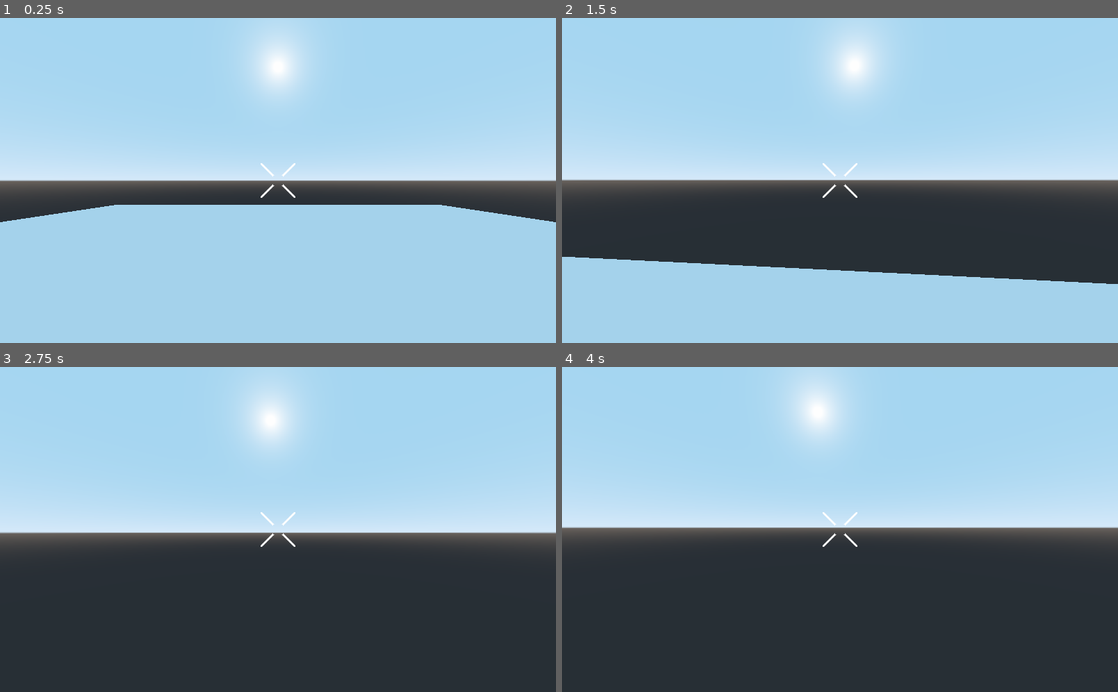
Above: before the commit, frames 1-4 (two rows, left to right).
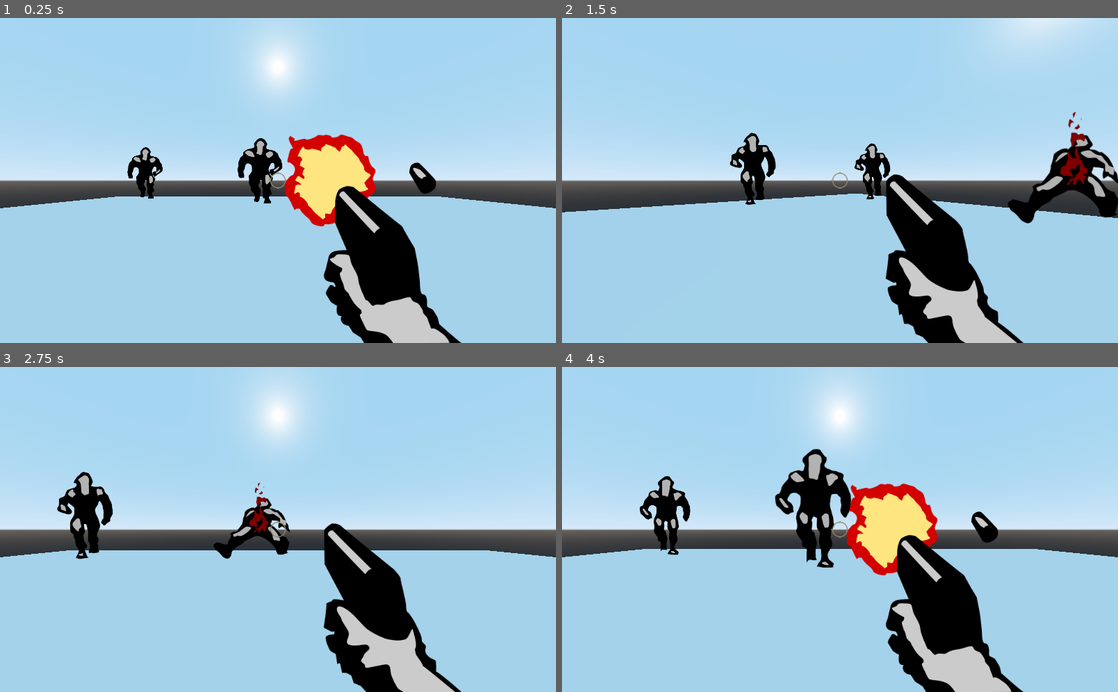
Above: after the commit, the same moments.

Repository: nuzcraft/fps_boss_crafting
Game: Godot game, scene res://Levels/Level_0.tscn
The game is run twice, just before and just after one commit, with the same random seed, the same clock (stepped at 60 frames per second) and the same inputs.
Inputs (mouse positions are in pixels of both pictures, inside the frame that each line leads up to):
- Up to frame 1 (0.25 s): no input
- Up to frame 2 (1.5 s): move the mouse to (867, 180) at 0.52 s; press the mouse at (867, 180) at 0.53 s; hold W (move_forward) from 0.53 s (still down); tap Space (jump, bound only before the commit) at 0.77, 0.8, 1.07, 1.35 s; move the mouse to (812, 180) at 1.27 s; release the mouse at (812, 180) at 1.28 s
- Up to frame 3 (2.75 s): keep holding W (move_forward); tap Space (jump, bound only before the commit) at 1.52, 1.82, 2.3 s; click (250, 529) at 1.55 s; move the mouse to (289, 523) at 2.02 s; press the mouse at (289, 523) at 2.03 s
- Up to frame 4 (4 s): keep holding W (move_forward); move the mouse to (834, 536) at 2.77 s; release the mouse at (834, 536) at 2.78 s; click (834, 536) at 2.85 s; tap Space (jump, bound only before the commit) at 3.02, 3.32, 3.6, 3.77 s; move the mouse to (878, 532) at 3.52 s

The runs differ from the first frame. In frame 1, 14% of the frame differs, in the area x 0-100%, y 35-100%; in frame 2, 32%; in frame 3, 47%; in frame 4, 52%, in the area x 0-100%, y 5-100%.

Commit message:
miziziziz doom clone

Diff:
--- a/fps_boss_crafting/Levels/Level_0.tscn
+++ b/fps_boss_crafting/Levels/Level_0.tscn
@@ -1,6 +1,7 @@
-[gd_scene load_steps=4 format=2]
+[gd_scene load_steps=5 format=2]
 
 [ext_resource path="res://Player.tscn" type="PackedScene" id=1]
+[ext_resource path="res://Zombie.tscn" type="PackedScene" id=2]
 
 [sub_resource type="BoxShape" id=1]
 
@@ -9,6 +10,7 @@
 [node name="Level_0" type="Spatial"]
 
 [node name="Player" parent="." instance=ExtResource( 1 )]
+transform = Transform( 1, 0, 0, 0, 1, 0, 0, 0, 1, 0, 1, 0 )
 
 [node name="Floor" type="StaticBody" parent="."]
 transform = Transform( 10, 0, 0, 0, 0.1, 0, 0, 0, 10, 0, -0.1, 0 )
@@ -19,3 +21,18 @@
 [node name="MeshInstance" type="MeshInstance" parent="Floor"]
 mesh = SubResource( 2 )
 skeleton = NodePath("../CollisionShape")
+
+[node name="Zombie" parent="." instance=ExtResource( 2 )]
+transform = Transform( 1, 0, 0, 0, 1, 0, 0, 0, 1, -0.677799, 1.35, -6.11411 )
+
+[node name="Zombie2" parent="." instance=ExtResource( 2 )]
+transform = Transform( 1, 0, 0, 0, 1, 0, 0, 0, 1, -6.10021, 1.35, -7.46496 )
+
+[node name="Zombie3" parent="." instance=ExtResource( 2 )]
+transform = Transform( 1, 0, 0, 0, 1, 0, 0, 0, 1, -7.75771, 1.35, -2.64547 )
+
+[node name="Zombie4" parent="." instance=ExtResource( 2 )]
+transform = Transform( 1, 0, 0, 0, 1, 0, 0, 0, 1, 1.16494, 1.35, -5.29864 )
+
+[node name="Zombie5" parent="." instance=ExtResource( 2 )]
+transform = Transform( 1, 0, 0, 0, 1, 0, 0, 0, 1, 1.16494, 1.35, -5.29864 )
--- a/fps_boss_crafting/Player.gd
+++ b/fps_boss_crafting/Player.gd
@@ -1,70 +1,45 @@
 extends KinematicBody
 
-var speed = 7
-const ACCEL_DEFAULT = 7
-const ACCEL_AIR = 1
-onready var accel = ACCEL_DEFAULT
-var gravity = 9.8
-var jump = 5
+const MOVE_SPEED = 4
+const MOUSE_SENS = 0.5
 
-var cam_accel = 40
-var mouse_sense = 0.1
-var snap
-
-var direction = Vector3()
-var velocity = Vector3()
-var gravity_vec = Vector3()
-var movement = Vector3()
-
-onready var head = $Head
-onready var camera = $Head/Camera
+onready var anim_player = $AnimationPlayer
+onready var raycast = $RayCast
 
 func _ready():
-	#hides the cursor
 	Input.set_mouse_mode(Input.MOUSE_MODE_CAPTURED)
+	yield(get_tree(), "idle_frame")
+	get_tree().call_group("zombies", "set_player", self)
 
 func _input(event):
-	#get mouse input for camera rotation
 	if event is InputEventMouseMotion:
-		rotate_y(deg2rad(-event.relative.x * mouse_sense))
-		head.rotate_x(deg2rad(-event.relative.y * mouse_sense))
-		head.rotation.x = clamp(head.rotation.x, deg2rad(-89), deg2rad(89))
+		rotation_degrees.y -= MOUSE_SENS * event.relative.x
 
 func _process(delta):
-	#camera physics interpolation to reduce physics jitter on high refresh-rate monitors
-	if Engine.get_frames_per_second() > Engine.iterations_per_second:
-		camera.set_as_toplevel(true)
-		camera.global_transform.origin = camera.global_transform.origin.linear_interpolate(head.global_transform.origin, cam_accel * delta)
-		camera.rotation.y = rotation.y
-		camera.rotation.x = head.rotation.x
-	else:
-		camera.set_as_toplevel(false)
-		camera.global_transform = head.global_transform
+	if Input.is_action_pressed("exit"):
+		get_tree().quit()
+	if Input.is_action_pressed("restart"):
+		kill()
 
 func _physics_process(delta):
-	#get keyboard input
-	direction = Vector3.ZERO
-	var h_rot = global_transform.basis.get_euler().y
-	var f_input = Input.get_action_strength("move_backward") - Input.get_action_strength("move_forward")
-	var h_input = Input.get_action_strength("move_right") - Input.get_action_strength("move_left")
-	direction = Vector3(h_input, 0, f_input).rotated(Vector3.UP, h_rot).normalized()
+	var move_vec = Vector3()
+	if Input.is_action_pressed("move_forward"):
+		move_vec.z -= 1
+	if Input.is_action_pressed("move_backward"):
+		move_vec.z += 1
+	if Input.is_action_pressed("move_left"):
+		move_vec.x -= 1
+	if Input.is_action_pressed("move_right"):
+		move_vec.x += 1
+	move_vec = move_vec.normalized()
+	move_vec = move_vec.rotated(Vector3(0, 1, 0), rotation.y)
+	move_and_collide(move_vec * MOVE_SPEED * delta)
 
-	#jumping and gravity
-	if is_on_floor():
-		snap = -get_floor_normal()
-		accel = ACCEL_DEFAULT
-		gravity_vec = Vector3.ZERO
-	else:
-		snap = Vector3.DOWN
-		accel = ACCEL_AIR
-		gravity_vec += Vector3.DOWN * gravity * delta
+	if Input.is_action_pressed("shoot") and !anim_player.is_playing():
+		anim_player.play("shoot")
+		var coll = raycast.get_collider()
+		if raycast.is_colliding() and coll.has_method("kill"):
+			coll.kill()
 
-	if Input.is_action_just_pressed("jump") and is_on_floor():
-		snap = Vector3.ZERO
-		gravity_vec = Vector3.UP * jump
-
-	#make it move
-	velocity = velocity.linear_interpolate(direction * speed, accel * delta)
-	movement = velocity + gravity_vec
-
-	move_and_slide_with_snap(movement, snap, Vector3.UP)
+func kill():
+	get_tree().reload_current_scene()
--- a/fps_boss_crafting/Player.tscn
+++ b/fps_boss_crafting/Player.tscn
@@ -1,39 +1,82 @@
-[gd_scene load_steps=5 format=2]
+[gd_scene load_steps=7 format=2]
 
 [ext_resource path="res://Player.gd" type="Script" id=1]
-[ext_resource path="res://Textures/Crosshair.png" type="Texture" id=2]
+[ext_resource path="res://Textures/crosshair.png" type="Texture" id=2]
+[ext_resource path="res://Textures/gun_spritesheet.png" type="Texture" id=3]
 
 [sub_resource type="CapsuleShape" id=1]
 radius = 0.5
 
-[sub_resource type="CapsuleMesh" id=2]
-radius = 0.5
+[sub_resource type="Animation" id=3]
+length = 0.001
+tracks/0/type = "value"
+tracks/0/path = NodePath("CanvasLayer/Control/Sprite:frame")
+tracks/0/interp = 1
+tracks/0/loop_wrap = true
+tracks/0/imported = false
+tracks/0/enabled = true
+tracks/0/keys = {
+"times": PoolRealArray( 0 ),
+"transitions": PoolRealArray( 1 ),
+"update": 0,
+"values": [ 1 ]
+}
+
+[sub_resource type="Animation" id=4]
+resource_name = "shoot"
+length = 0.6
+step = 0.15
+tracks/0/type = "value"
+tracks/0/path = NodePath("CanvasLayer/Control/Sprite:frame")
+tracks/0/interp = 1
+tracks/0/loop_wrap = true
+tracks/0/imported = false
+tracks/0/enabled = true
+tracks/0/keys = {
+"times": PoolRealArray( 0, 0.15, 0.3, 0.45 ),
+"transitions": PoolRealArray( 1, 1, 1, 1 ),
+"update": 1,
+"values": [ 1, 2, 3, 0 ]
+}
 
 [node name="Player" type="KinematicBody"]
-transform = Transform( 1, 0, 0, 0, 1, 0, 0, 0, 1, 0, 1, 0 )
 script = ExtResource( 1 )
 
 [node name="CollisionShape" type="CollisionShape" parent="."]
 transform = Transform( 1, 0, 0, 0, -1.62921e-07, -1, 0, 1, -1.62921e-07, 0, 0, 0 )
 shape = SubResource( 1 )
 
-[node name="MeshInstance" type="MeshInstance" parent="."]
-transform = Transform( 1, 0, 0, 0, -1.62921e-07, -1, 0, 1, -1.62921e-07, 0, 0, 0 )
-mesh = SubResource( 2 )
-
-[node name="Head" type="Spatial" parent="."]
-transform = Transform( 1, 0, 0, 0, 1, 0, 0, 0, 1, 0, 0.5, 0 )
-
-[node name="Camera" type="Camera" parent="Head"]
+[node name="Camera" type="Camera" parent="."]
+current = true
 fov = 90.0
 
-[node name="Crosshair" type="TextureRect" parent="."]
+[node name="RayCast" type="RayCast" parent="."]
+enabled = true
+cast_to = Vector3( 0, 0, -2000 )
+
+[node name="AnimationPlayer" type="AnimationPlayer" parent="."]
+anims/RESET = SubResource( 3 )
+anims/shoot = SubResource( 4 )
+
+[node name="CanvasLayer" type="CanvasLayer" parent="."]
+
+[node name="Control" type="Control" parent="CanvasLayer"]
+anchor_left = 0.5
+anchor_top = 1.0
+anchor_right = 0.5
+anchor_bottom = 1.0
+
+[node name="Sprite" type="Sprite" parent="CanvasLayer/Control"]
+position = Vector2( 210, -256 )
+texture = ExtResource( 3 )
+hframes = 4
+frame = 1
+
+[node name="TextureRect" type="TextureRect" parent="CanvasLayer"]
 anchor_left = 0.5
 anchor_top = 0.5
 anchor_right = 0.5
 anchor_bottom = 0.5
-margin_left = -32.0
-margin_top = -32.0
-margin_right = 32.0
-margin_bottom = 32.0
+margin_left = -16.0
+margin_top = -16.0
 texture = ExtResource( 2 )
--- /dev/null
+++ b/fps_boss_crafting/Zombie.gd
@@ -0,0 +1,39 @@
+extends KinematicBody
+
+const MOVE_SPEED = 3
+
+onready var rayCast := $RayCast
+onready var animationPlayer := $AnimationPlayer
+
+var player = null
+var dead = false
+
+func _ready():
+	animationPlayer.play("walk")
+	add_to_group("zombies")
+
+func _physics_process(delta):
+	if dead:
+		return
+	if player == null:
+		return
+
+	var vec_to_player = player.translation - translation
+	vec_to_player = vec_to_player.normalized()
+	rayCast.cast_to = vec_to_player * 1.5
+
+	move_and_collide(vec_to_player * MOVE_SPEED * delta)
+
+	if rayCast.is_colliding():
+		var collider = rayCast.get_collider()
+		if collider != null and collider.name == 'Player':
+			collider.kill()
+
+func kill():
+	dead = true
+	$CollisionShape.disabled = true
+	animationPlayer.play("die")
+
+
+func set_player(p):
+	player = p
--- /dev/null
+++ b/fps_boss_crafting/Zombie.tscn
@@ -0,0 +1,83 @@
+[gd_scene load_steps=8 format=2]
+
+[ext_resource path="res://Textures/enemy_spritesheet.png" type="Texture" id=1]
+[ext_resource path="res://Zombie.gd" type="Script" id=2]
+
+[sub_resource type="CapsuleShape" id=1]
+
+[sub_resource type="SpatialMaterial" id=2]
+flags_transparent = true
+flags_unshaded = true
+params_billboard_mode = 2
+albedo_texture = ExtResource( 1 )
+
+[sub_resource type="Animation" id=3]
+length = 0.001
+tracks/0/type = "value"
+tracks/0/path = NodePath("Sprite3D:frame")
+tracks/0/interp = 1
+tracks/0/loop_wrap = true
+tracks/0/imported = false
+tracks/0/enabled = true
+tracks/0/keys = {
+"times": PoolRealArray( 0 ),
+"transitions": PoolRealArray( 1 ),
+"update": 0,
+"values": [ 0 ]
+}
+
+[sub_resource type="Animation" id=4]
+resource_name = "die"
+length = 0.75
+step = 0.15
+tracks/0/type = "value"
+tracks/0/path = NodePath("Sprite3D:frame")
+tracks/0/interp = 1
+tracks/0/loop_wrap = true
+tracks/0/imported = false
+tracks/0/enabled = true
+tracks/0/keys = {
+"times": PoolRealArray( 0, 0.15, 0.3, 0.45, 0.6 ),
+"transitions": PoolRealArray( 1, 1, 1, 1, 1 ),
+"update": 1,
+"values": [ 5, 6, 7, 8, 9 ]
+}
+
+[sub_resource type="Animation" id=5]
+resource_name = "walk"
+length = 0.6
+loop = true
+step = 0.15
+tracks/0/type = "value"
+tracks/0/path = NodePath("Sprite3D:frame")
+tracks/0/interp = 1
+tracks/0/loop_wrap = true
+tracks/0/imported = false
+tracks/0/enabled = true
+tracks/0/keys = {
+"times": PoolRealArray( 0, 0.15, 0.3, 0.45 ),
+"transitions": PoolRealArray( 1, 1, 1, 1 ),
+"update": 1,
+"values": [ 0, 1, 2, 3 ]
+}
+
+[node name="Zombie" type="KinematicBody"]
+script = ExtResource( 2 )
+
+[node name="CollisionShape" type="CollisionShape" parent="."]
+transform = Transform( 1, 0, 0, 0, -4.37114e-08, -1, 0, 1, -4.37114e-08, 0, 0, 0 )
+shape = SubResource( 1 )
+
+[node name="RayCast" type="RayCast" parent="."]
+enabled = true
+
+[node name="Sprite3D" type="Sprite3D" parent="."]
+material_override = SubResource( 2 )
+texture = ExtResource( 1 )
+hframes = 5
+vframes = 2
+
+[node name="AnimationPlayer" type="AnimationPlayer" parent="."]
+anims/RESET = SubResource( 3 )
+anims/die = SubResource( 4 )
+anims/walk = SubResource( 5 )
--- a/fps_boss_crafting/project.godot
+++ b/fps_boss_crafting/project.godot
@@ -40,9 +40,19 @@
 "events": [ Object(InputEventKey,"resource_local_to_scene":false,"resource_name":"","device":0,"alt":false,"shift":false,"control":false,"meta":false,"command":false,"pressed":false,"scancode":68,"physical_scancode":0,"unicode":0,"echo":false,"script":null)
  ]
 }
-jump={
+exit={
 "deadzone": 0.5,
-"events": [ Object(InputEventKey,"resource_local_to_scene":false,"resource_name":"","device":0,"alt":false,"shift":false,"control":false,"meta":false,"command":false,"pressed":false,"scancode":32,"physical_scancode":0,"unicode":0,"echo":false,"script":null)
+"events": [ Object(InputEventKey,"resource_local_to_scene":false,"resource_name":"","device":0,"alt":false,"shift":false,"control":false,"meta":false,"command":false,"pressed":false,"scancode":16777217,"physical_scancode":0,"unicode":0,"echo":false,"script":null)
+ ]
+}
+shoot={
+"deadzone": 0.5,
+"events": [ Object(InputEventMouseButton,"resource_local_to_scene":false,"resource_name":"","device":0,"alt":false,"shift":false,"control":false,"meta":false,"command":false,"button_mask":0,"position":Vector2( 0, 0 ),"global_position":Vector2( 0, 0 ),"factor":1.0,"button_index":1,"pressed":false,"doubleclick":false,"script":null)
+ ]
+}
+restart={
+"deadzone": 0.5,
+"events": [ Object(InputEventKey,"resource_local_to_scene":false,"resource_name":"","device":0,"alt":false,"shift":false,"control":false,"meta":false,"command":false,"pressed":false,"scancode":82,"physical_scancode":0,"unicode":0,"echo":false,"script":null)
  ]
 }
 
Binary file changed: fps_boss_crafting/Textures/Crosshair.png
Binary file added: fps_boss_crafting/Textures/enemy_spritesheet.png
Binary file added: fps_boss_crafting/Textures/gun_spritesheet.png
Not shown, changed: README.md
